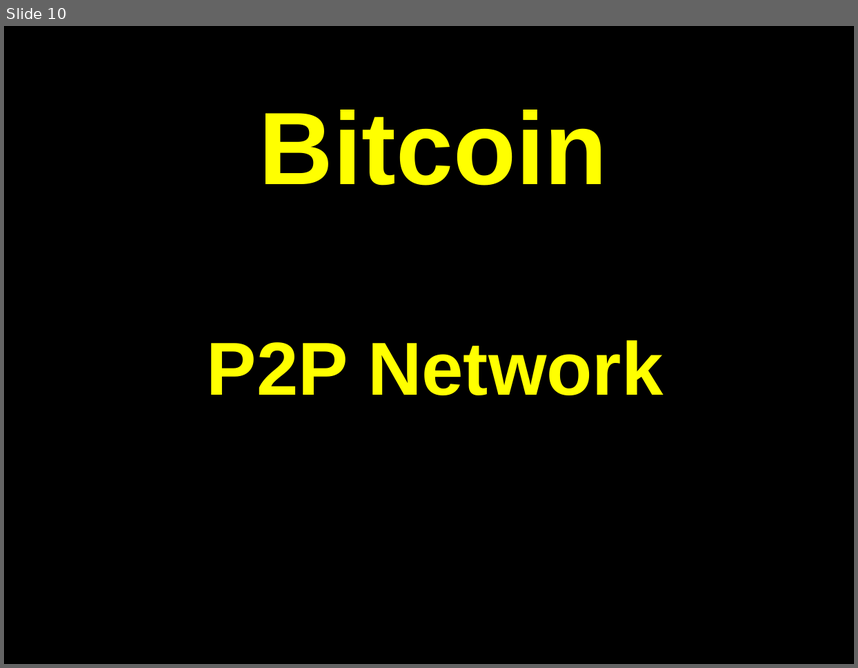
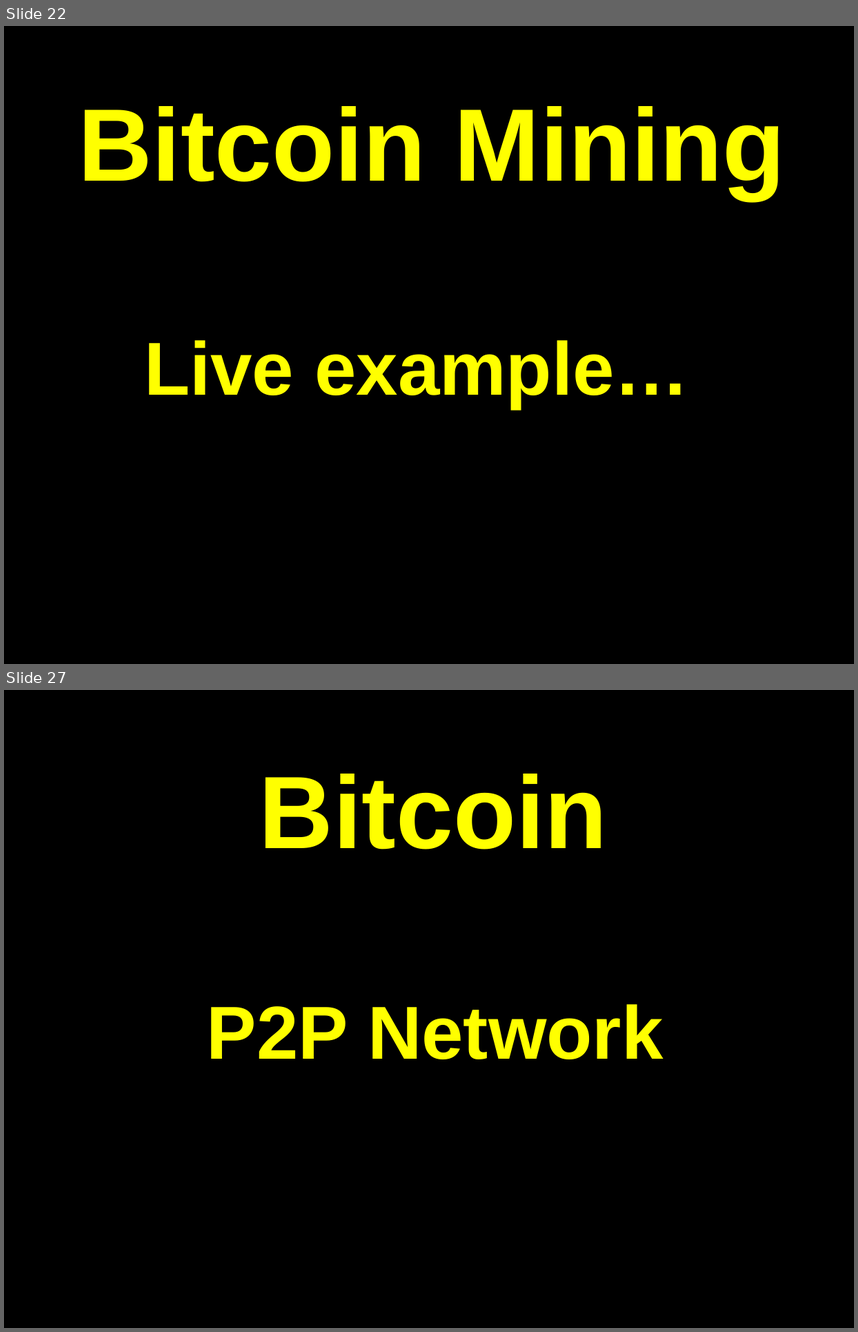
Before and after one commit to tarekbadrshalaan/blockchain-crash-course, a slide deck: lec_2/lec_2.odp. Shown one above the other, each under a label of ours: slide 10 before the commit, slides 22 and 27 after it; the slides between them are not shown. The pictures are 858x668 and 858x1332 pixels, drawn with LibreOffice and Linux fonts; fonts in the diff are those of the drawing. Boxes give left, top, right and bottom in pixels: in the first picture for what was removed or moved away, otherwise in the second. Text is boxed around its words. In the diff, an @@ line names an element or a change of style, - is before the commit and + after.

```diff
--- a/lec_2/lec_2.odp
+++ b/lec_2/lec_2.odp
@@ slide 22 added at <box>4,26,854,664</box>, background #FFFFFF @@
@@ rectangle added at <box>4,26,854,664</box>, fill #000000 @@
@@ text added at <box>78,106,785,198</box>, 96 pt, text #FFFF00, bold @@
+Bitcoin Mining
@@ text added at <box>144,340,689,408</box>, 70 pt, text #FFFF00, bold @@
+Live example…
@@ what was slide 10 is now slide 27 @@
```
Also in this commit, not shown: 28 other slides added, 1 slide removed, 1 other file.
